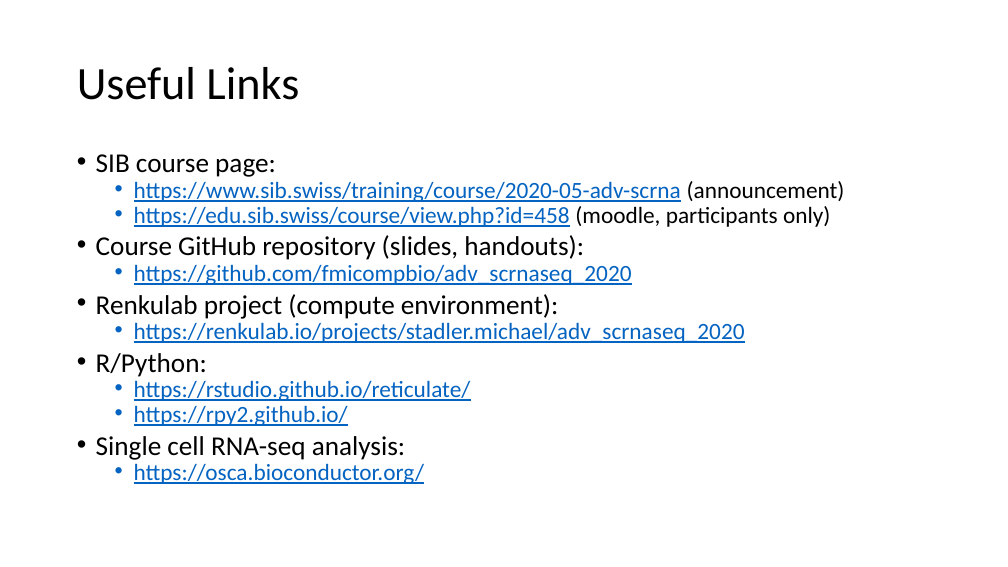
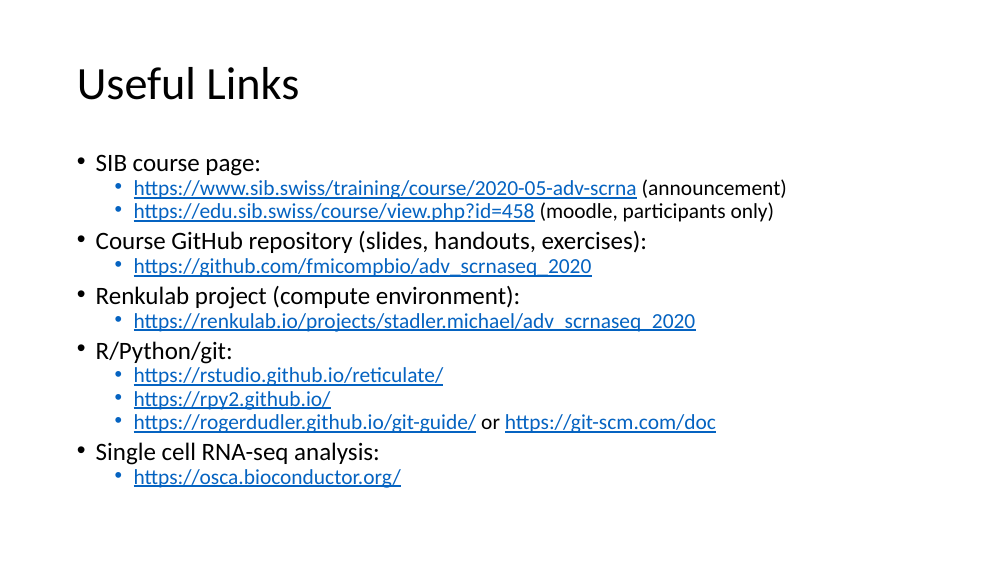
Before and after one commit to fmicompbio/adv_scrnaseq_2020, a slide deck: slide 9 of introduction/IntroductionToTheCourse.pptx (slide 6 before the commit). Drawn at 1008x567 pixels with LibreOffice and Linux fonts; fonts in the diff are those of the drawing. Boxes give left, top, right and bottom in pixels: in the first picture for what was removed or moved away, otherwise in the second. Text is boxed around its words. In the diff, an @@ line names an element or a change of style, - is before the commit and + after.

```diff
--- a/introduction/IntroductionToTheCourse.pptx
+++ b/introduction/IntroductionToTheCourse.pptx
@@ text at <box>96,154,787,488</box>: size 25.9 to 23.8 pt in "SIB course page:", "Renkulab project (compute environment):", "Single cell RNA-seq analysis:"; size 22.2 to 20.4 pt in "https://www.sib.swiss/training/course/2020-05-adv-scrna (ann ...", "https://edu.sib.swiss/course/view.php?id=458 (moodle, partic ...", "https://github.com/fmicompbio/adv_scrnaseq_2020", "https://renkulab.io/projects/stadler.michael/adv_scrnaseq_20 ..." and 3 more places @@
@@ text at <box>96,231,647,253</box>: text changed; size 25.9 to 23.8 pt @@
-• Course GitHub repository (slides, handouts):
+• Course GitHub repository (slides, handouts, exercises):
@@ text at <box>96,341,233,364</box>: text changed; size 25.9 to 23.8 pt @@
-• R/Python:
+• R/Python/git:
@@ text at <box>134,414,716,433</box>: paragraph added @@
+  • https://rogerdudler.github.io/git-guide/ or https://git-scm.com/doc
```
Also in this commit, not shown: 1 other slide changed, 6 slides added, 3 slides removed.
